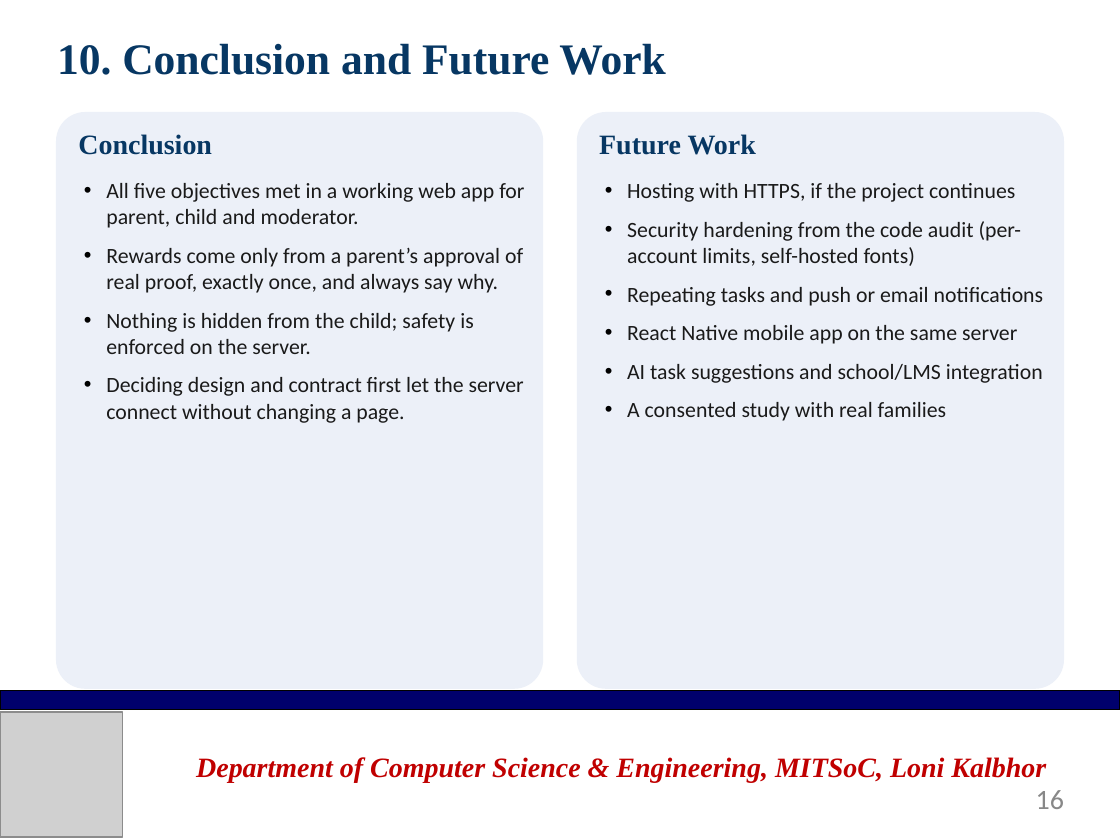
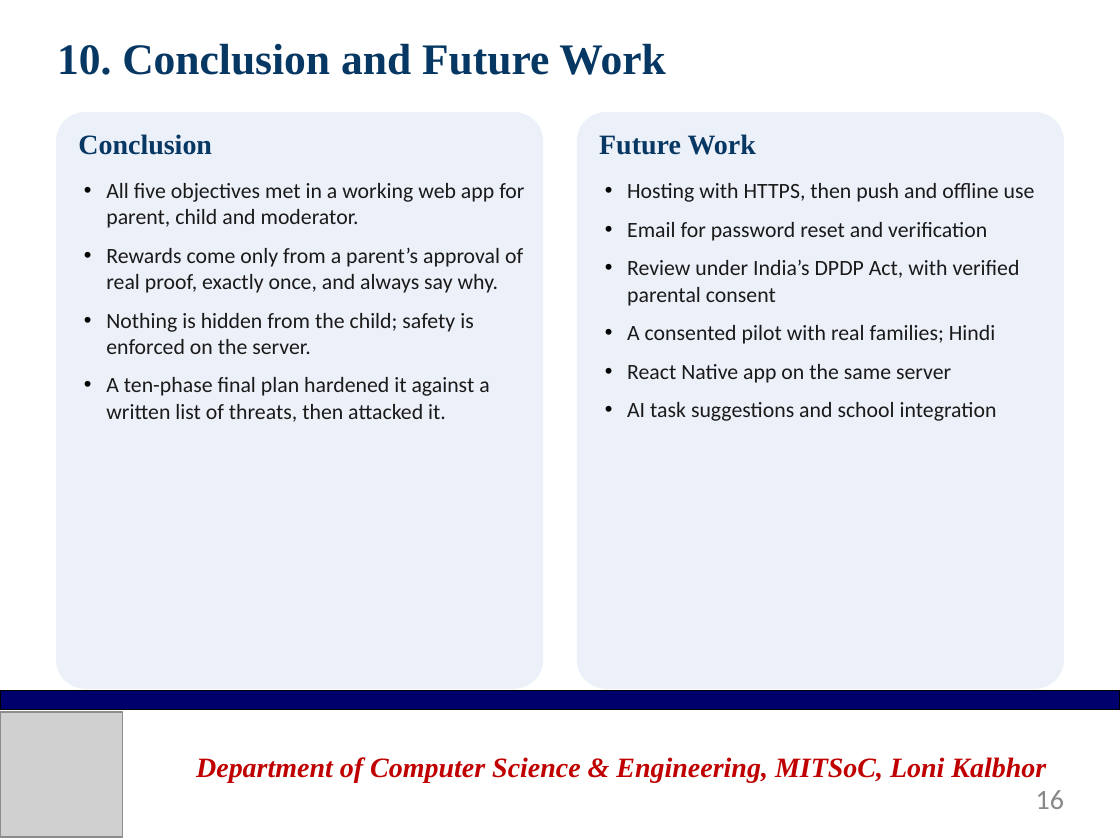
Before and after one commit to asce999/GrowKid, a slide deck: slide 16 of Documentation/Presentation/GrowKid-Final-Presentation.pptx. Drawn at 1120x840 pixels with LibreOffice and Linux fonts; fonts in the diff are those of the drawing; grey boxes stand for pictures; background and template pictures are left out. Boxes give left, top, right and bottom in pixels: in the first picture for what was removed or moved away, otherwise in the second. Text is boxed around its words. In the diff, an @@ line names an element or a change of style, - is before the commit and + after.

```diff
--- a/Documentation/Presentation/GrowKid-Final-Presentation.pptx
+++ b/Documentation/Presentation/GrowKid-Final-Presentation.pptx
@@ text at (627, 183, 1035, 421): text changed @@
-• Hosting with HTTPS, if the project continues
-• Security hardening from the code audit (per-account limits, self-hosted fonts)
-• Repeating tasks and push or email notifications
-• React Native mobile app on the same server
-• AI task suggestions and school/LMS integration
-• A consented study with real families
+• Hosting with HTTPS, then push and offline use
+• Email for password reset and verification
+• Review under India’s DPDP Act, with verified parental consent
+• A consented pilot with real families; Hindi
+• React Native app on the same server
+• AI task suggestions and school integration
@@ text at (106, 377, 489, 422): text changed @@
-• Deciding design and contract first let the server connect without changing a page.
+• A ten-phase final plan hardened it against a written list of threats, then attacked it.
```
Also in this commit, not shown: 10 other slides changed, 13 other files.
